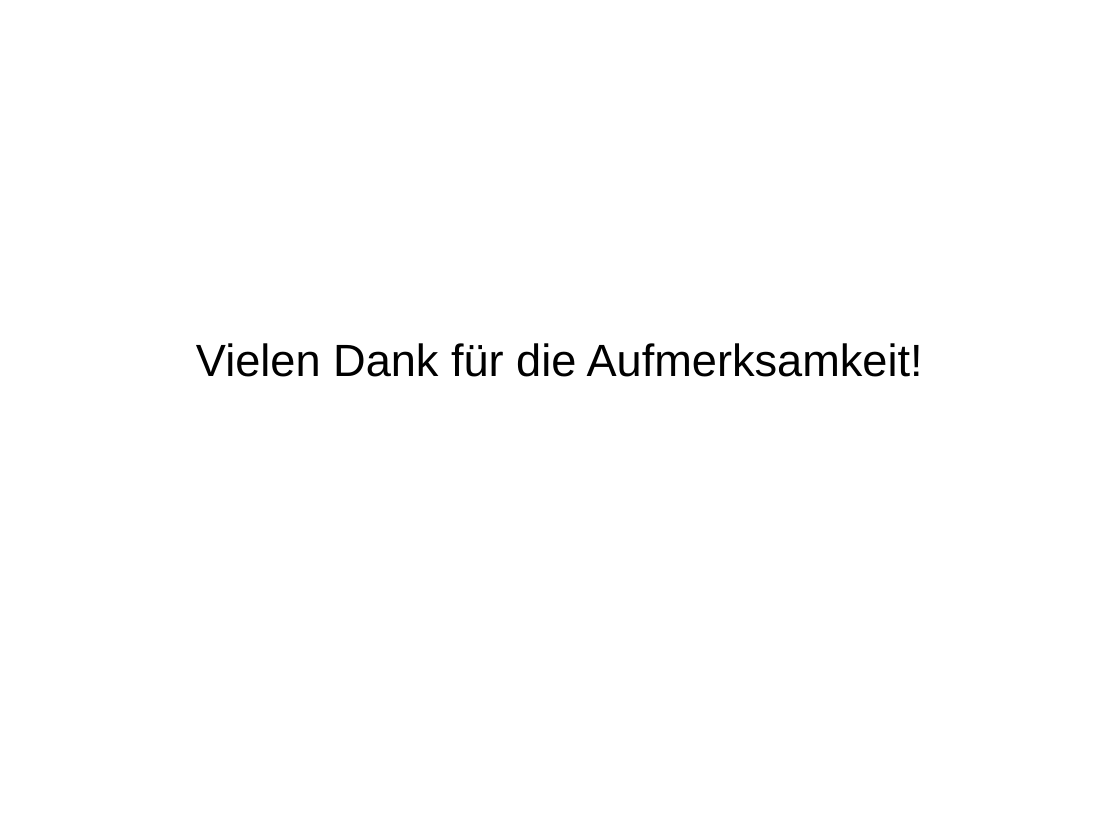
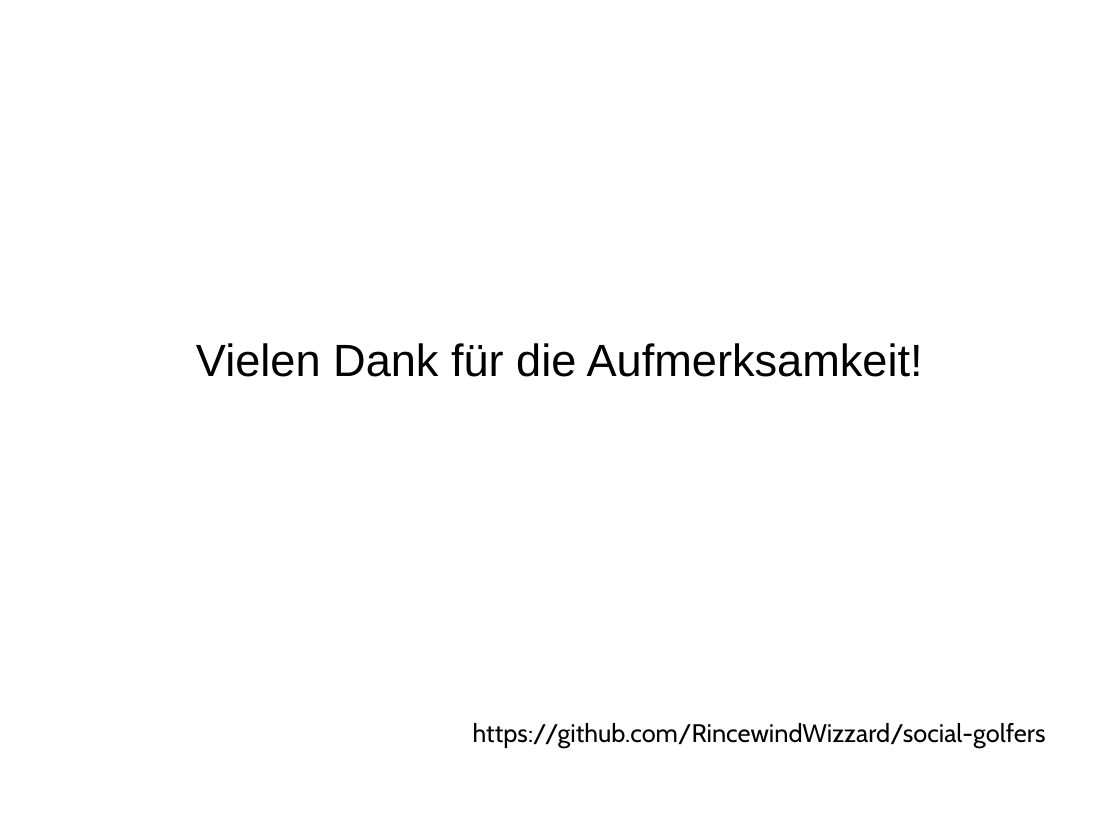
Before and after one commit to RincewindWizzard/social-golfers, a slide deck: slide 21 of presentation/DennisLindemannSocialGolferProblem.odp. Drawn at 1120x840 pixels with LibreOffice and Linux fonts; fonts in the diff are those of the drawing. Boxes give left, top, right and bottom in pixels: in the first picture for what was removed or moved away, otherwise in the second. Text is boxed around its words. In the diff, an @@ line names an element or a change of style, - is before the commit and + after.

Commit message:
github link hinzugefügt

```diff
--- a/presentation/DennisLindemannSocialGolferProblem.odp
+++ b/presentation/DennisLindemannSocialGolferProblem.odp
@@ text added at [473, 723, 1046, 748], 18 pt, text #000000 @@
+https://github.com/RincewindWizzard/social-golfers
```
Also in this commit, not shown: 1 other file.
